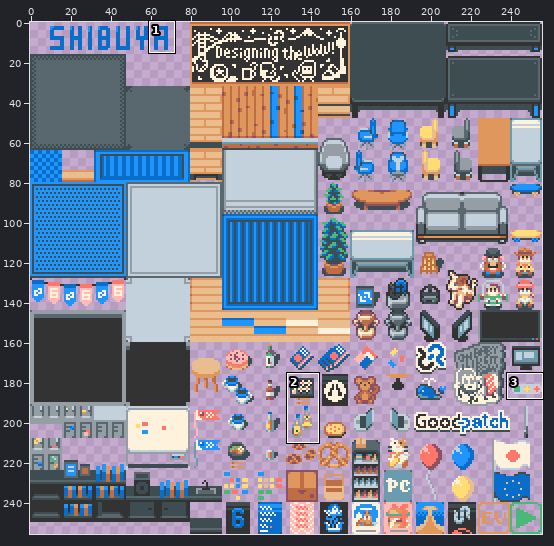
One commit to this sprite sheet: tileset_inside.png. Above, an overview of the earlier version with the close-up marked.
Close-up. The starting point:
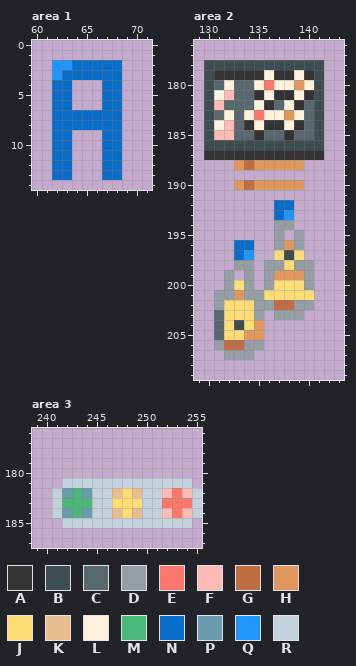
The file is 256x256 pixels. Shown: area 1: x 60..71, y 0..14; area 2: x 129..143, y 176..209; area 3: x 239..255, y 176..187. The commit also changed other parts of the picture, which this record leaves out.
Palette (. is transparent): A #333333  B #3e4d51  C #59686e  D #959ea5  E #ff766b  F #ffbab5  G #bf6d42  H #e0975e  J #ffdc74  K #eabd8f  L #fff2dc  M #4ab878  N #096ec9  P #6b9bae  Q #2096fd  R #c3d1dc
Pixels before, area 1, first column x 62:
 2 QQNNNNN
 3 QNNNNNN
 4 NN...NN
 5 NN...NN
 6 NN...NN
 7 NNNNNNN
 8 NNNNNNN
 9 NN...NN
10 NN...NN
11 NN...NN
12 NN...NN
13 NN...NN
Pixels before, area 2, first column x 130:
178 BBBBBBBBBBBB
179 BAAAAALAALAB
180 BCLCCLELLHLB
181 BLFCCALAALAB
182 BFCCCLACLACB
183 BCLCLELLHLCB
184 BLFCALAALACB
185 BFFCCACCACCB
186 BBBBBBBBBBBB
187 AAAAAAAAAAAA
188 ...HGHHHHH..
189 ............
190 ...HGHHHHH..
191 ............
192 .......NN...
193 .......NQ...
194 .......DD...
195 .......D.D..
196 ...NN..DHD..
197 ...NQ..JBJ..
198 ...DD.DDJDD.
199 ..D.D.DHHHD.
200 ..DJD.DJJJD.
201 .DDHDDJJJJJ.
202 .DJJJDDGGDD.
203 .CJJJD.DDD..
204 .CJBJH......
205 .CJJHH......
206 .DGGDD......
207 ..DDD.......
Pixels before, area 3, first column x 241:
181 .RRRRRRRRRRRRR.
182 RPMPRRKJKRRFEFR
183 RMMMRRJJJRREEER
184 RPMPRRKJKRRFEFR
185 .RRRRRRRRRRRRR.
The result:
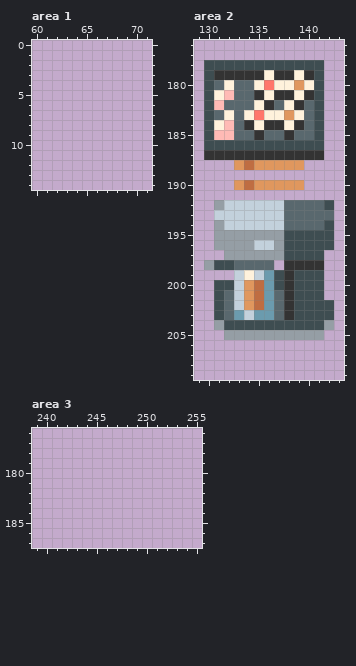
Diff:
Changed rows in their new state; - is an unchanged pixel.
Area 1:
first column x 62:
 2 .......
 3 .......
 4 ..---..
 5 ..---..
 6 ..---..
 7 .......
 8 .......
 9 ..---..
10 ..---..
11 ..---..
12 ..---..
13 ..---..
Area 2:
first column x 130:
192 -DRRRRRRCCCCB
193 -RRRRRRRCCCCC
194 -DRRRRRRCCCCB
195 -DDDDDD-BBBBB
196 -DDDDRR-BBBBB
197 --DDDDDD-BBB-
198 DBBCCCC.AAAA-
199 --.RLRPBABBB-
200 -BBRHGPBABBB-
201 -BCRHGPCABBB-
202 -BCRHGPCABBBB
203 -BCPRPPCABBBB
204 -DB-BBBBBBBBD
205 -.DDDDDDDDDD-
206 -.....-------
207 --...--------
Area 3:
first column x 241:
181 -.............-
182 ...............
183 ...............
184 ...............
185 -.............-
